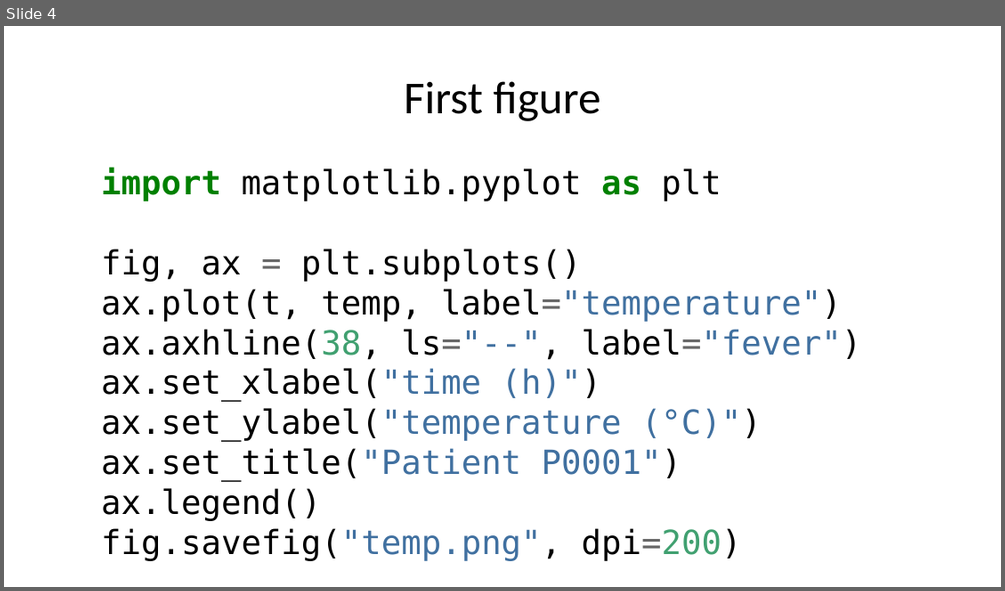
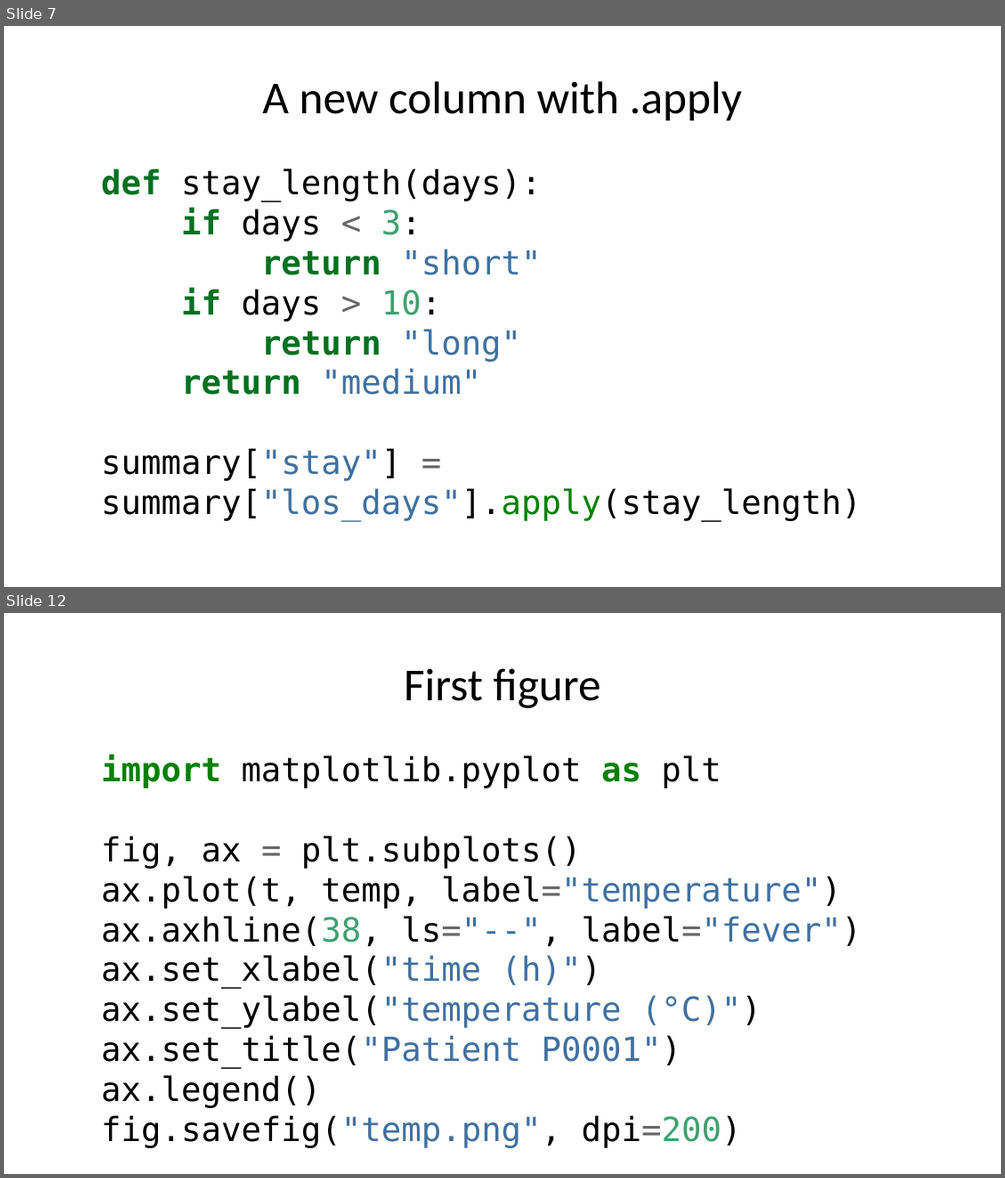
Before and after one commit to MICS-Lab/MS_SanteNum2026, a slide deck: Programming01/Session04/slides.pptx. Shown one above the other, each under a label of ours: slide 4 before the commit, slides 7 and 12 after it; the slides between them are not shown. The pictures are 1005x591 and 1005x1178 pixels, drawn with LibreOffice and Linux fonts; fonts in the diff are those of the drawing. Boxes give left, top, right and bottom in pixels: in the first picture for what was removed or moved away, otherwise in the second. Text is boxed around its words. In the diff, an @@ line names an element or a change of style, - is before the commit and + after.

```diff
--- a/Programming01/Session04/slides.pptx
+++ b/Programming01/Session04/slides.pptx
@@ slide 7 added at (4,26,1001,587), background #FFFFFF @@
@@ title added at (262,81,742,121), 33 pt, text #000000 @@
+A new column with .apply
@@ text added at (101,168,861,521), 24 pt, text #000000 @@
+def stay_length(days):
+if days < 3:
+return "short"
+if days > 10:
+return "long"
+return "medium"
+summary["stay"] = summary["los_days"].apply(stay_length)
@@ what was slide 4 is now slide 12 @@
```
Also in this commit, not shown: 1 slide changed, 7 other slides added, 16 other files.
